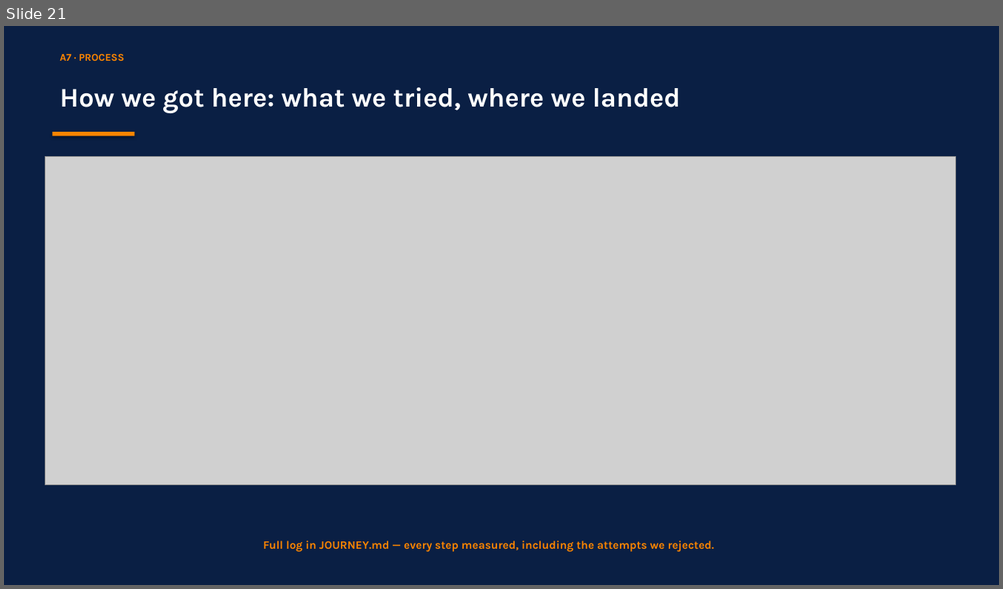
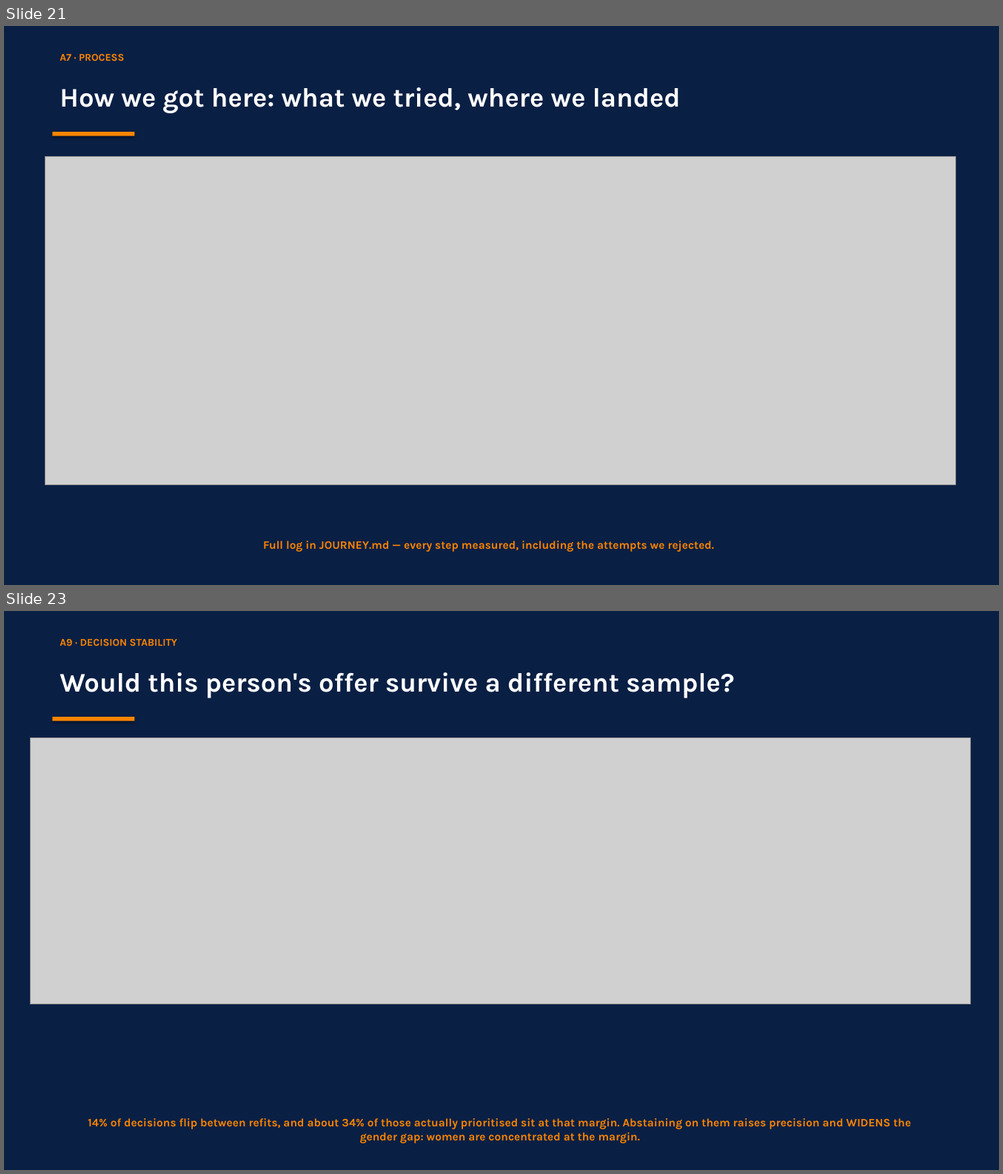
Before and after one commit to RyanBalech/recidivism-forecasting-analysis, a slide deck: reports/ISAF_Recidivism_Presentation.pptx. Shown one above the other, each under a label of ours: slide 21 before the commit, slides 21 and 23 after it; the slides between them are not shown. The pictures are 1003x589 and 1003x1174 pixels, drawn with LibreOffice and Linux fonts; fonts in the diff are those of the drawing; grey boxes stand for pictures. Boxes give left, top, right and bottom in pixels: in the first picture for what was removed or moved away, otherwise in the second. Text is boxed around its words. In the diff, an @@ line names an element or a change of style, - is before the commit and + after.

```diff
--- a/reports/ISAF_Recidivism_Presentation.pptx
+++ b/reports/ISAF_Recidivism_Presentation.pptx
@@ slide 23 added at [4,611,999,1170], background #0A1F44 @@
@@ text added at [60,638,177,646], 10 pt, text #FB8500, bold @@
+A9 · DECISION STABILITY
@@ text added at [60,672,734,698], 26 pt, text #FFFFFF, bold @@
+Would this person's offer survive a different sample?
@@ rectangle added at [53,717,134,721], fill #FB8500 @@
@@ picture added at [30,738,970,1004] @@
@@ text added at [88,1119,910,1144], 11 pt, text #FB8500, bold @@
+14% of decisions flip between refits, and about 34% of those actually prioritised sit at that margin. Abstaining on them raises precision and WIDENS the gender gap: women are concentrated at the margin.
```
Also in this commit, not shown: 1 slide changed, 1 other slide added, 20 other files.
